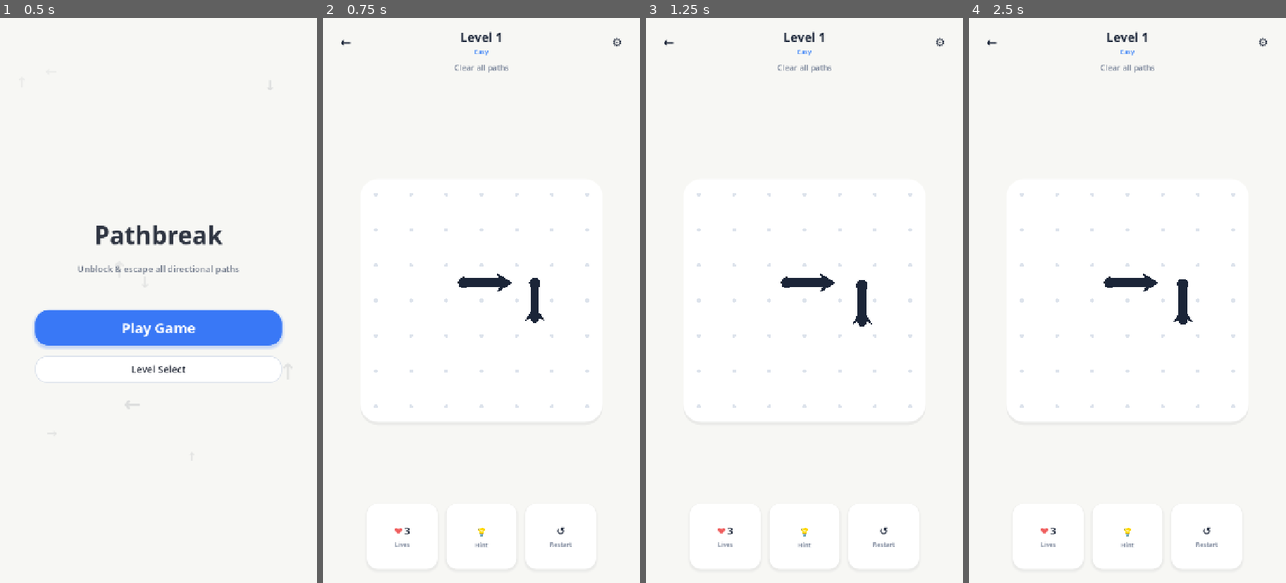
Above: before the commit, frames 1-4 (left to right).
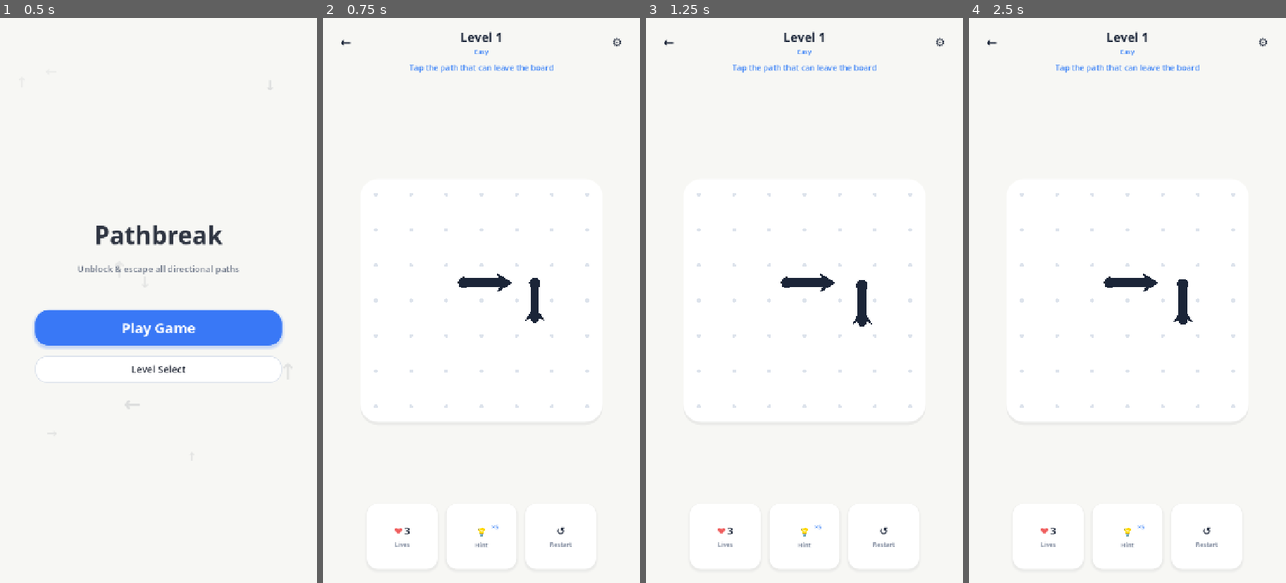
Above: after the commit, the same moments.

Repository: arvindgaikwad/Pathbreak
Game: Godot game, scene res://scenes/MainMenu.tscn
Two runs of this game, one before a commit and one after it. Both use one fixed random seed, a clock stepped at 60 frames per second and the inputs below.
Inputs:
- Up to frame 1 (0.5 s): no input
- Up to frame 2 (0.75 s): click "Play Game" at 0.5 s
- Up to frame 3 (1.25 s): no input
- Up to frame 4 (2.5 s): click "←" at 1.25 s; click "Play Game" at 2 s

Frame 1 is identical in both runs. In frame 2, 0.3% of the frame differs, in the area x 27-73%, y 8-91%; in frame 3, 0.3%; in frame 4, 0.3%.

Commit message:
Fix gameplay input and parser warnings
Merge the locally verified Godot 4.7 parser fixes, restore puzzle path input, improve tutorial hint feedback, and preserve empty-space tap safety.

Diff:
--- a/scenes/game/game_screen.tscn
+++ b/scenes/game/game_screen.tscn
@@ -12,6 +12,7 @@
 anchor_bottom = 1.0
 grow_horizontal = 2
 grow_vertical = 2
+mouse_filter = 2
 script = ExtResource("1_1")
 
 [node name="Background" type="ColorRect" parent="."]
--- a/scripts/AudioManager.gd
+++ b/scripts/AudioManager.gd
@@ -40,7 +40,8 @@
 		return
 
 	var frames := PackedVector2Array()
-	var note_length := maxi(num_frames / freqs.size(), 1)
+	var note_count := maxi(freqs.size(), 1)
+	var note_length := maxi(int(floor(float(num_frames) / float(note_count))), 1)
 
 	for note_index in range(freqs.size()):
 		var frequency := float(freqs[note_index])
--- a/scripts/gameplay/board_manager.gd
+++ b/scripts/gameplay/board_manager.gd
@@ -132,14 +132,15 @@
 	for piece in pieces:
 		if not is_instance_valid(piece) or piece.is_removed or piece.is_animating:
 			continue
-		var local_position := piece.to_local(screen_position)
+		var canvas_to_piece := piece.get_global_transform_with_canvas().affine_inverse()
+		var local_position := canvas_to_piece * screen_position
 		var distance := piece.distance_to_path(local_position)
 		if distance < closest_distance:
 			closest_distance = distance
 			closest_piece = piece
 
 	var canvas_scale := absf(get_global_transform_with_canvas().get_scale().x)
-	var local_threshold := 36.0 / maxf(canvas_scale, 0.1)
+	var local_threshold := 40.0 / maxf(canvas_scale, 0.1)
 	if closest_piece != null and closest_distance <= local_threshold:
 		piece_selected.emit(closest_piece)
 		get_viewport().set_input_as_handled()
--- a/scripts/gameplay/level_manager.gd
+++ b/scripts/gameplay/level_manager.gd
@@ -147,7 +147,10 @@
 	total_pieces = level_data.pieces.size()
 	remaining_pieces = total_pieces
 	hud.update_hud(level_data.level_id, level_data.difficulty, lives_left, hints_left)
-	board.update_assist_pulses(current_level_idx == 0 and not SaveManager.tutorial_completed)
+	var tutorial_active := current_level_idx == 0 and not SaveManager.tutorial_completed
+	board.update_assist_pulses(tutorial_active)
+	if tutorial_active:
+		hud.show_message("Tap the path that can leave the board", true)
 	_update_layout()
 
 func _on_piece_tapped(piece: PuzzlePiece) -> void:
@@ -161,6 +164,9 @@
 		board.remove_piece_occupancy(piece)
 		piece.animate_successful_escape()
 		remaining_pieces -= 1
+
+		if current_level_idx == 0 and remaining_pieces == 1:
+			hud.show_message("Great! Now clear the last path", true)
 
 		get_tree().create_timer(0.35).timeout.connect(func() -> void:
 			if not input_locked:
@@ -175,6 +181,7 @@
 		SettingsManager.play_haptic(&"error")
 		mistake_count += 1
 		lives_left = maxi(lives_left - 1, 0)
+		hud.show_message("That path is blocked")
 		hud.update_hud(
 			level_data_list[current_level_idx].level_id,
 			level_data_list[current_level_idx].difficulty,
@@ -252,23 +259,32 @@
 	load_level(current_level_idx)
 
 func _on_hint_pressed() -> void:
-	if input_locked or hints_left <= 0:
+	if input_locked:
+		return
+
+	var free_tutorial_hint := current_level_idx == 0 and not SaveManager.tutorial_completed
+	if not free_tutorial_hint and hints_left <= 0:
+		hud.show_message("No hints left")
 		return
 
 	var candidate: PuzzlePiece = board.get_first_escapable_piece()
 	if candidate == null:
-		return
-
-	hints_left -= 1
-	SaveManager.hint_count = hints_left
-	SaveManager.save_game()
-	hud.update_hud(
-		level_data_list[current_level_idx].level_id,
-		level_data_list[current_level_idx].difficulty,
-		lives_left,
-		hints_left
-	)
+		hud.show_message("No path can leave yet")
+		return
+
+	if not free_tutorial_hint:
+		hints_left -= 1
+		SaveManager.hint_count = hints_left
+		SaveManager.save_game()
+		hud.update_hud(
+			level_data_list[current_level_idx].level_id,
+			level_data_list[current_level_idx].difficulty,
+			lives_left,
+			hints_left
+		)
+
 	candidate.play_hint_pulse()
+	hud.show_message("Tap the blue path", true)
 	SettingsManager.play_haptic(&"light")
 
 func _on_settings_pressed() -> void:
--- a/scripts/ui/hud.gd
+++ b/scripts/ui/hud.gd
@@ -19,13 +19,17 @@
 const COLOR_ACCENT := Color("#3B82F6")
 const COLOR_PRIMARY_TEXT := Color("#1B2538")
 const COLOR_SECONDARY_TEXT := Color("#717D93")
+const DEFAULT_SUBTITLE := "Clear all paths"
 
 var interaction_locked := false
 var controls_enabled := true
+var message_tween: Tween = null
 
 func _ready() -> void:
 	_apply_styles()
 	lives_card.mouse_filter = Control.MOUSE_FILTER_IGNORE
+	hint_count_badge.add_theme_color_override("font_color", COLOR_ACCENT)
+	hint_count_badge.add_theme_font_size_override("font_size", 14)
 	hint_card.gui_input.connect(_on_card_input.bind(hint_card, func() -> void: hint_pressed.emit()))
 	restart_card.gui_input.connect(_on_card_input.bind(restart_card, func() -> void: restart_pressed.emit()))
 	back_button.pressed.connect(func() -> void:
@@ -94,8 +98,25 @@
 func update_hud(level_num: int, difficulty: String, lives: int, hints: int) -> void:
 	level_label.text = "Level %d" % level_num
 	difficulty_label.text = difficulty
-	hint_count_badge.text = str(maxi(hints, 0))
+	hint_count_badge.text = "×%d" % maxi(hints, 0)
+	hint_count_badge.visible = true
 	lives_count_label.text = str(maxi(lives, 0))
+	hint_card.modulate = Color.WHITE if hints > 0 else Color(1.0, 1.0, 1.0, 0.58)
+
+func show_message(message: String, accent: bool = false) -> void:
+	if message_tween != null and message_tween.is_valid():
+		message_tween.kill()
+	subtitle_label.text = message
+	subtitle_label.add_theme_color_override(
+		"font_color",
+		COLOR_ACCENT if accent else COLOR_SECONDARY_TEXT
+	)
+	message_tween = create_tween()
+	message_tween.tween_interval(1.6)
+	message_tween.tween_callback(func() -> void:
+		subtitle_label.text = DEFAULT_SUBTITLE
+		subtitle_label.add_theme_color_override("font_color", COLOR_SECONDARY_TEXT)
+	)
 
 func set_controls_enabled(enabled: bool) -> void:
 	controls_enabled = enabled
--- a/scripts/ui/result_popup.gd
+++ b/scripts/ui/result_popup.gd
@@ -46,7 +46,7 @@
 	sub_label.text = "Level %d completed" % level_number
 
 	var total_seconds := maxi(int(elapsed_seconds), 0)
-	var minutes := int(total_seconds / 60)
+	var minutes := int(floor(float(total_seconds) / 60.0))
 	var seconds := total_seconds % 60
 	time_value.text = "%02d:%02d" % [minutes, seconds]
 	moves_value.text = str(maxi(moves, 0))
Not shown, changed: CHANGELOG.md
